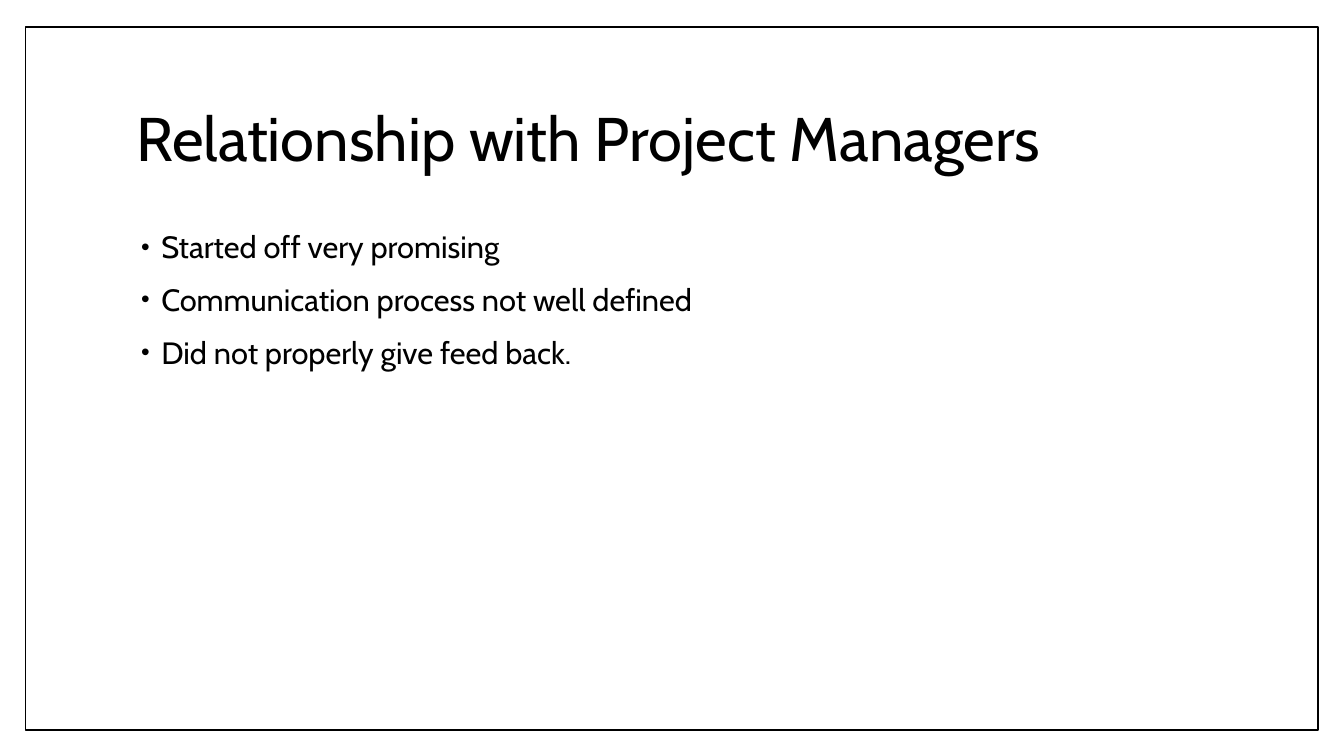
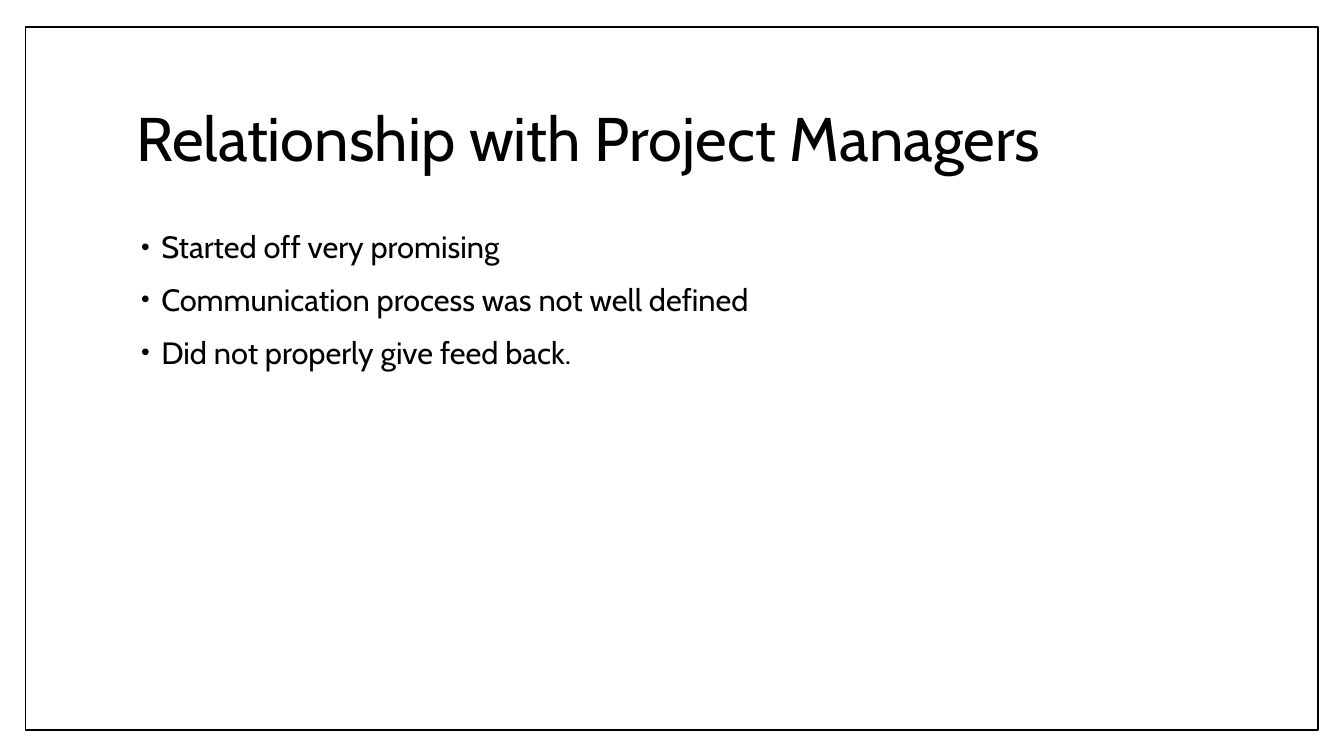
Before and after one commit to umdfeynman/umdfeynman, a slide deck: slide 21 of Work_In_Progress/CS/SPMP_Presentation.pptx (slide 10 before the commit). Drawn at 1344x756 pixels with LibreOffice and Linux fonts; fonts in the diff are those of the drawing. Boxes give left, top, right and bottom in pixels: in the first picture for what was removed or moved away, otherwise in the second. Text is boxed around its words. In the diff, an @@ line names an element or a change of style, - is before the commit and + after.

```diff
--- a/Work_In_Progress/CS/SPMP_Presentation.pptx
+++ b/Work_In_Progress/CS/SPMP_Presentation.pptx
@@ text at [161,288,749,318]: text changed @@
-• Communication process not well defined
+• Communication process was not well defined
```
Also in this commit, not shown: 9 other slides changed, 7 slides added, 1 slide removed.
